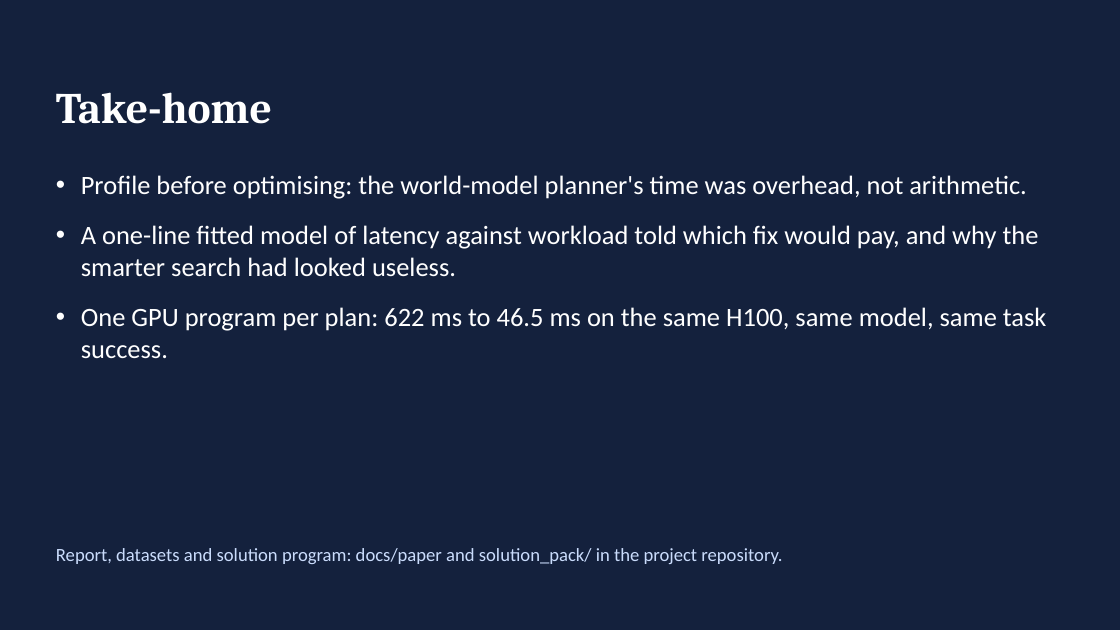
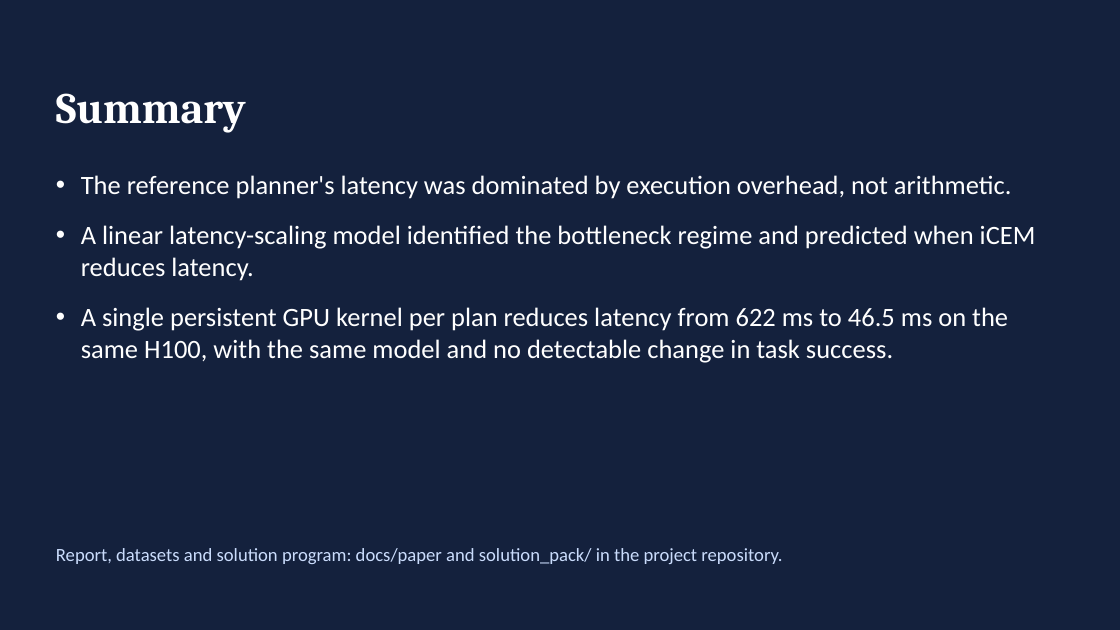
Before and after one commit to antoinenguyen27/lewm-flash, a slide deck: slide 14 of docs/paper/presentation.pptx. Drawn at 1120x630 pixels with LibreOffice and Linux fonts; fonts in the diff are those of the drawing. Boxes give left, top, right and bottom in pixels: in the first picture for what was removed or moved away, otherwise in the second. Text is boxed around its words. In the diff, an @@ line names an element or a change of style, - is before the commit and + after.

```diff
--- a/docs/paper/presentation.pptx
+++ b/docs/paper/presentation.pptx
@@ text at (56,93,246,133): text changed @@
-Take-home
+Summary
@@ text at (81,175,1036,363): text changed @@
-• Profile before optimising: the world-model planner's time was overhead, not arithmetic.
-• A one-line fitted model of latency against workload told which fix would pay, and why the smarter search had looked useless.
-• One GPU program per plan: 622 ms to 46.5 ms on the same H100, same model, same task success.
+• The reference planner's latency was dominated by execution overhead, not arithmetic.
+• A linear latency-scaling model identified the bottleneck regime and predicted when iCEM reduces latency.
+• A single persistent GPU kernel per plan reduces latency from 622 ms to 46.5 ms on the same H100, with the same model and no detectable change in task success.
```
Also in this commit, not shown: 11 other slides changed, 2 other files.
